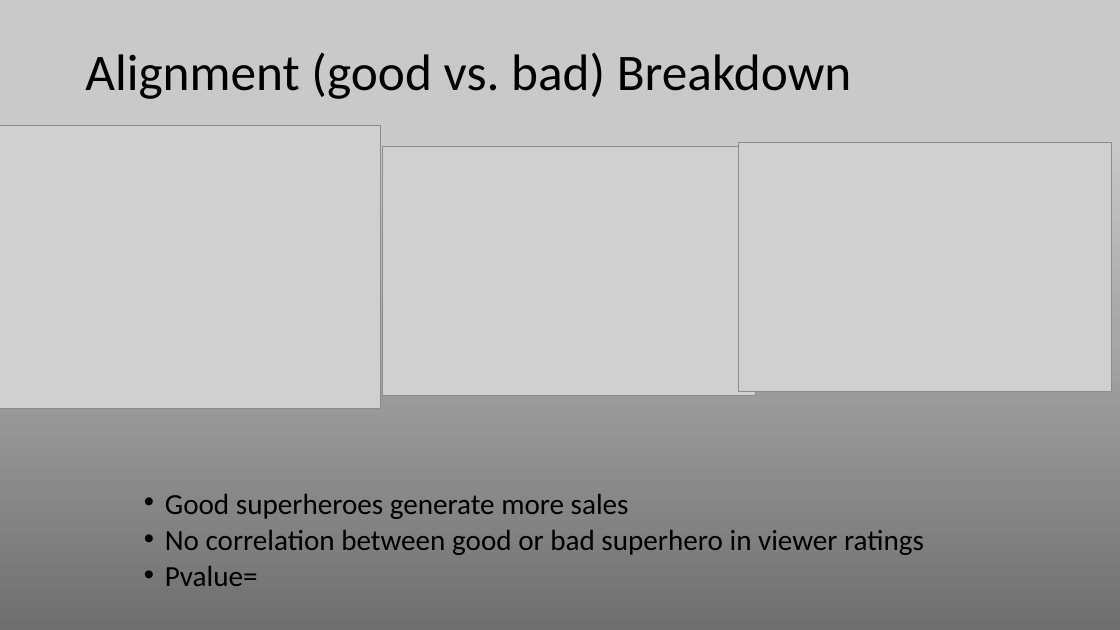
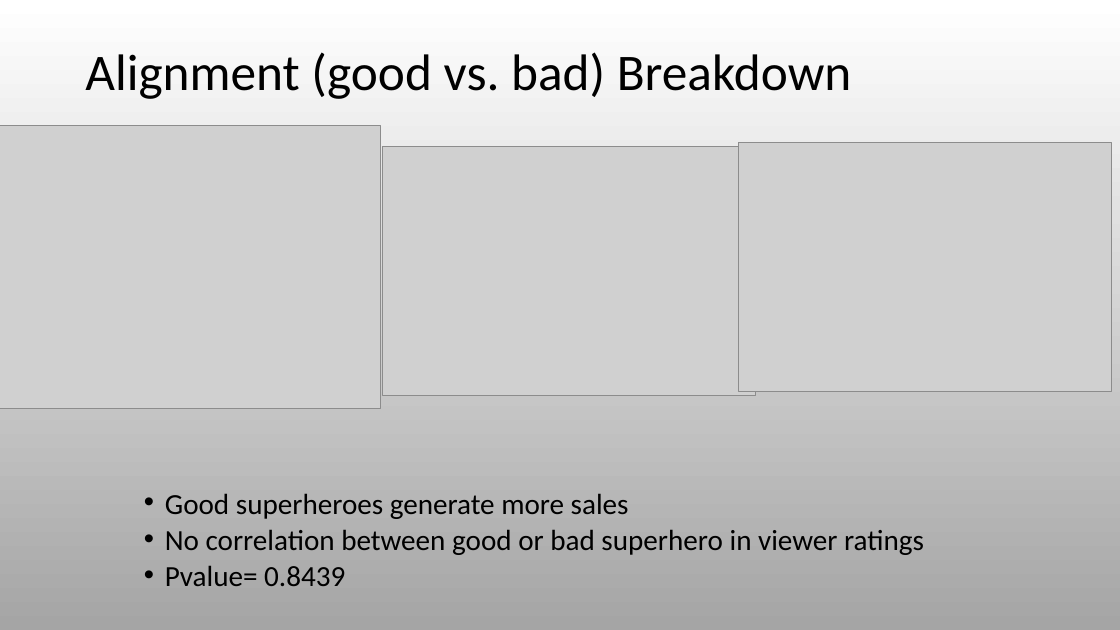
Before and after one commit to RyanSchraeder/Team-Aurora-Marvels, a slide deck: slide 14 of Project_1_Superheros.pptx. Drawn at 1120x630 pixels with LibreOffice and Linux fonts; fonts in the diff are those of the drawing; grey boxes stand for pictures. Boxes give left, top, right and bottom in pixels: in the first picture for what was removed or moved away, otherwise in the second. Text is boxed around its words. In the diff, an @@ line names an element or a change of style, - is before the commit and + after.

```diff
--- a/Project_1_Superheros.pptx
+++ b/Project_1_Superheros.pptx
@@ background gradient #6F6F6F to #A8A8A8 to #C9C9C9 to gradient #FFFFFF to #A5A5A5 @@
@@ text at <box>165,565,345,586</box>: text changed @@
-• Pvalue=
+• Pvalue= 0.8439
```
Also in this commit, not shown: 23 other slides changed, 1 slide added.
